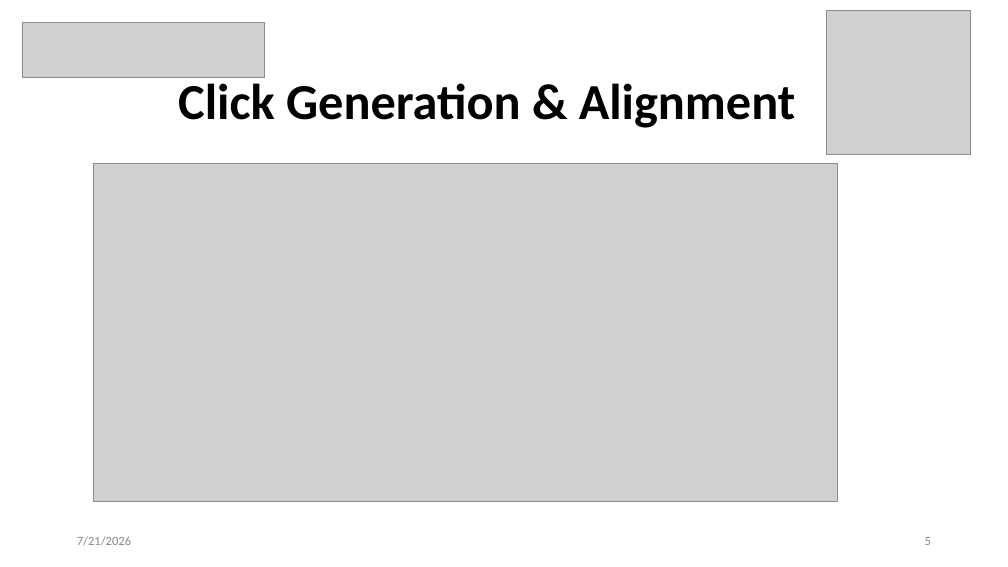
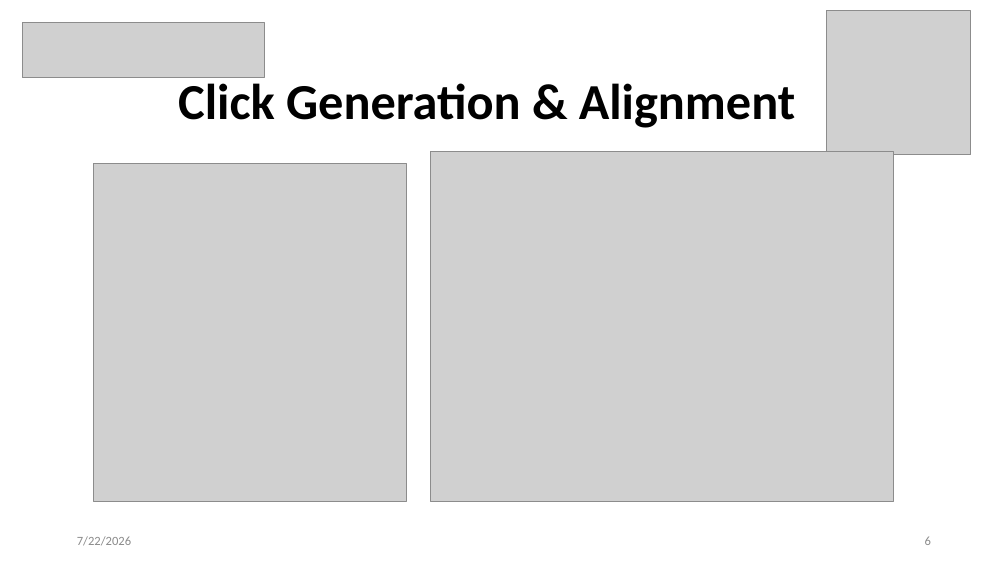
Before and after one commit to matangranottau/Final_Project, a slide deck: slide 6 of final presentation.pptx (slide 5 before the commit). Drawn at 1008x567 pixels with LibreOffice and Linux fonts; fonts in the diff are those of the drawing; grey boxes stand for pictures. Boxes give left, top, right and bottom in pixels: in the first picture for what was removed or moved away, otherwise in the second. Text is boxed around its words. In the diff, an @@ line names an element or a change of style, - is before the commit and + after.

```diff
--- a/final presentation.pptx
+++ b/final presentation.pptx
@@ picture: place and size @@
-picture at box(93, 163, 837, 502)
+picture at box(93, 163, 406, 502)
@@ picture added at box(430, 151, 894, 501) @@
@@ text at box(77, 536, 131, 546): text changed @@
-7/21/2026
+7/22/2026
```
Also in this commit, not shown: 15 other slides changed, 2 slides added, 2 slides removed, 1 other file.
